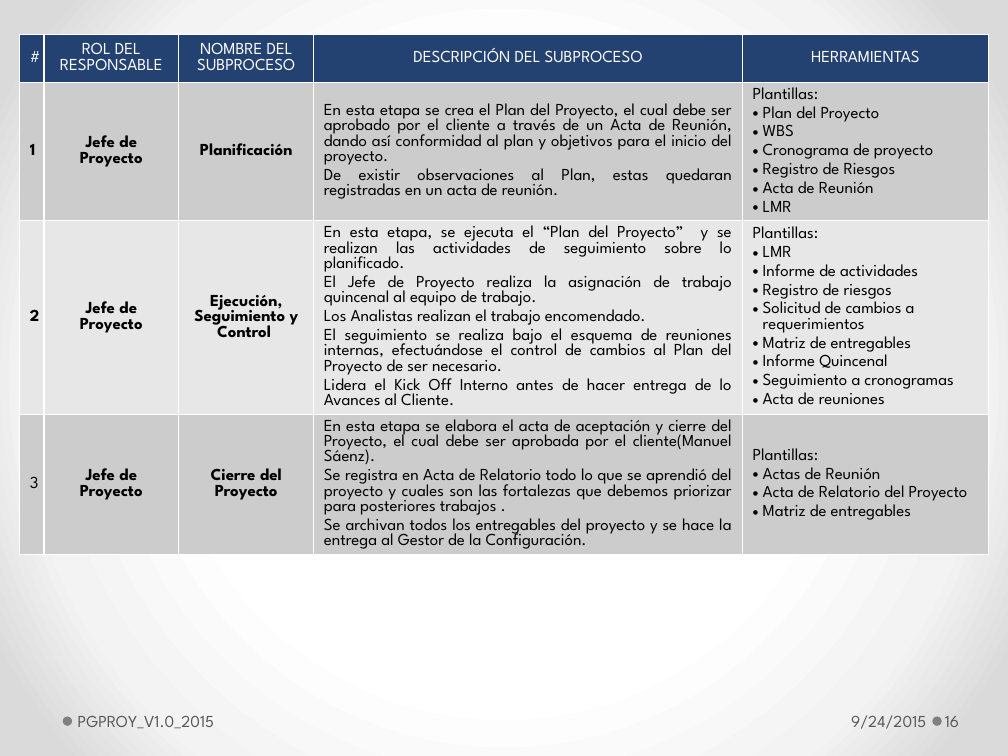
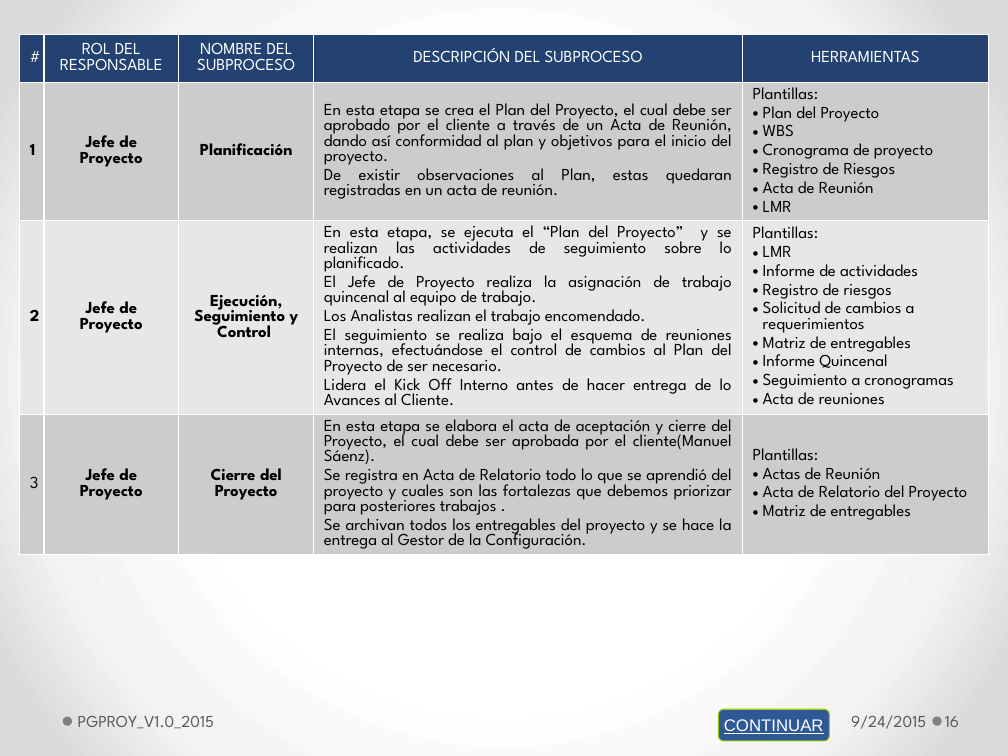
Before and after one commit to lowrider80/UTP-GPS-ALARM, a slide deck: slide 16 of Area_de_Proceso-_PP-PMC/PGPROY_V1.0_2015.pptx. Drawn at 1008x756 pixels with LibreOffice and Linux fonts; fonts in the diff are those of the drawing. Boxes give left, top, right and bottom in pixels: in the first picture for what was removed or moved away, otherwise in the second. Text is boxed around its words. In the diff, an @@ line names an element or a change of style, - is before the commit and + after.

```diff
--- a/Area_de_Proceso-_PP-PMC/PGPROY_V1.0_2015.pptx
+++ b/Area_de_Proceso-_PP-PMC/PGPROY_V1.0_2015.pptx
@@ rounded rectangle added at [719, 710, 830, 741], fill #2F5897, outline #99CC00 0.75 pt, 12 pt, text #FFFFFF, underline @@
+CONTINUAR
```
Also in this commit, not shown: 13 other slides changed.
